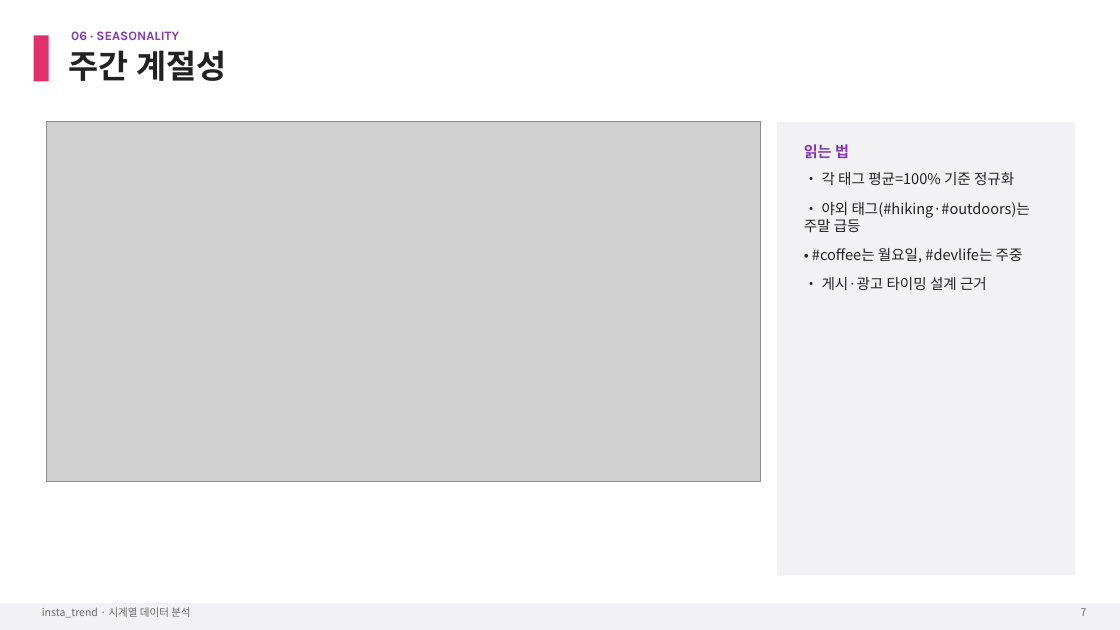
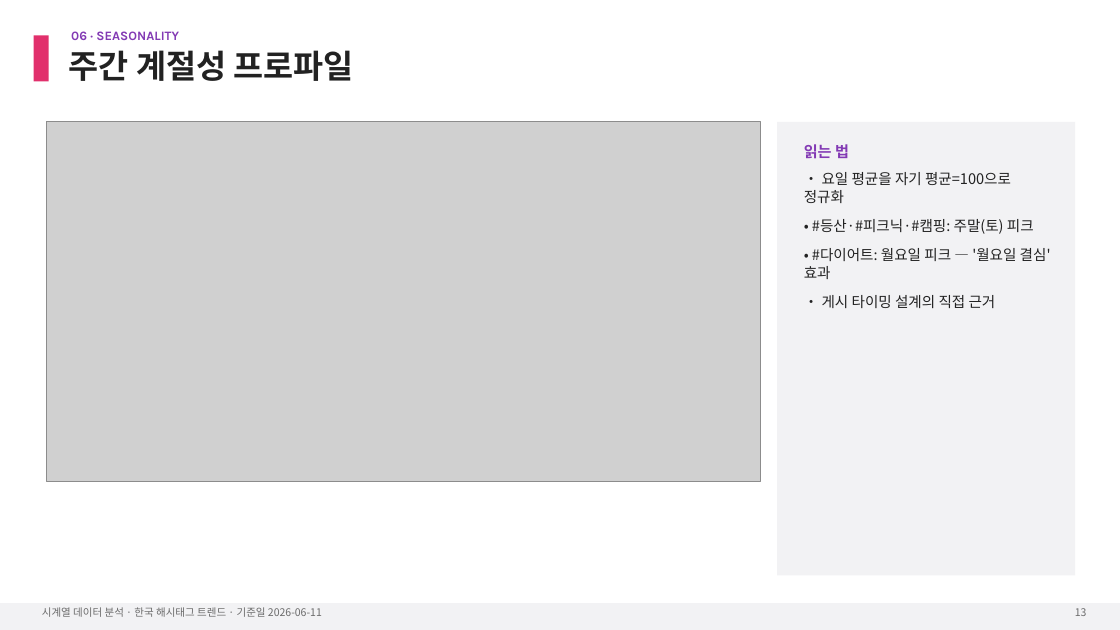
Before and after one commit to iluv4/insta_trend, a slide deck: slide 16 of presentation/insta_trend_timeseries.pptx (slide 10 before the commit). Drawn at 1120x630 pixels with LibreOffice and Linux fonts; fonts in the diff are those of the drawing; grey boxes stand for pictures. Boxes give left, top, right and bottom in pixels: in the first picture for what was removed or moved away, otherwise in the second. Text is boxed around its words. In the diff, an @@ line names an element or a change of style, - is before the commit and + after.

```diff
--- a/presentation/insta_trend_timeseries.pptx
+++ b/presentation/insta_trend_timeseries.pptx
@@ text at (69,50,354,81): text changed @@
-주간 계절성
+주간 계절성 프로파일
@@ text at (804,172,1051,308): text changed @@
-• 각 태그 평균=100% 기준 정규화
-• 야외 태그(#hiking·#outdoors)는 주말 급등
-• #coffee는 월요일, #devlife는 주중
-• 게시·광고 타이밍 설계 근거
+• 요일 평균을 자기 평균=100으로 정규화
+• #등산·#피크닉·#캠핑: 주말(토) 피크
+• #다이어트: 월요일 피크 — '월요일 결심' 효과
+• 게시 타이밍 설계의 직접 근거
@@ text at (42,607,322,617): text changed @@
-insta_trend · 시계열 데이터 분석
+시계열 데이터 분석 · 한국 해시태그 트렌드 · 기준일 2026-06-11
@@ text at (1075,608,1087,616): text changed @@
-7
+13
```
Also in this commit, not shown: 11 other slides changed, 12 slides added, 2 slides removed, 14 other files.
